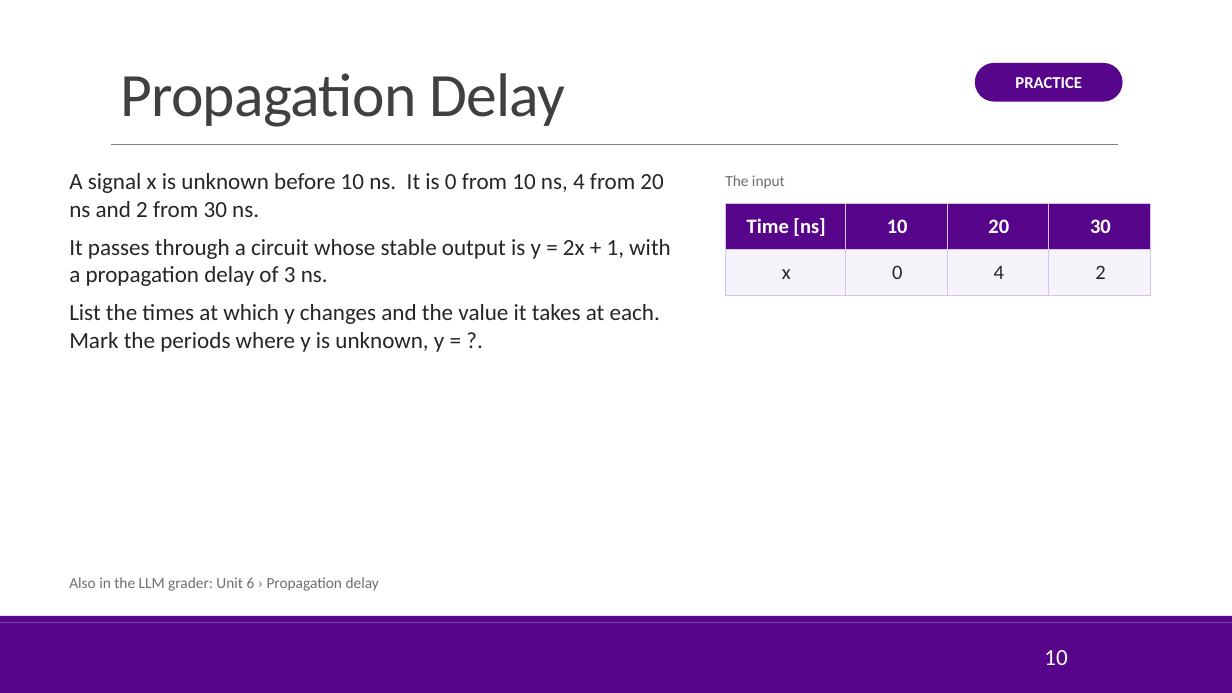
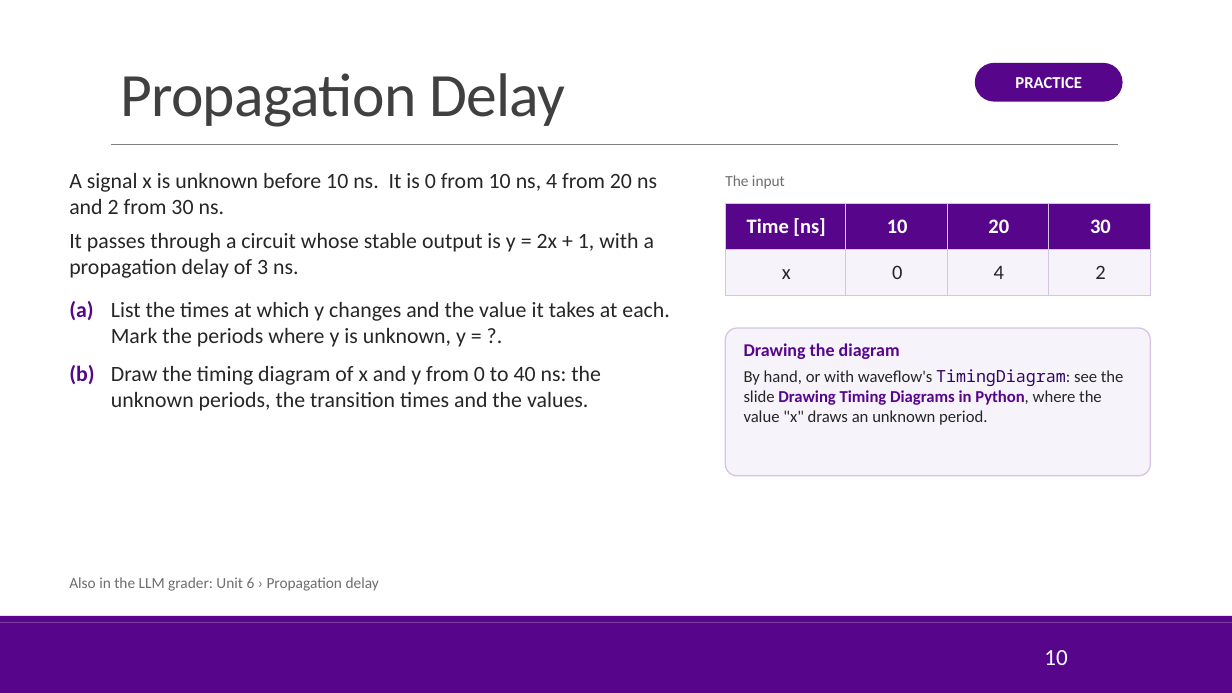
Before and after one commit to sdrangan/hwdesign, a slide deck: slide 10 of units/unit06_timing/timing.pptx. Drawn at 1232x693 pixels with LibreOffice and Linux fonts; fonts in the diff are those of the drawing; background and template pictures are left out. Boxes give left, top, right and bottom in pixels: in the first picture for what was removed or moved away, otherwise in the second. Text is boxed around its words. In the diff, an @@ line names an element or a change of style, - is before the commit and + after.

```diff
--- a/units/unit06_timing/timing.pptx
+++ b/units/unit06_timing/timing.pptx
@@ text at [69,173,657,278]: size 18 to 17 pt in "A signal x is unknown before 10 ...", "It passes through a circuit whose stable ..."; less space between paragraphs @@
@@ text at [69,301,670,411]: text changed; size 18 to 17 pt @@
-List the times at which y changes and the value it takes at each. Mark the periods where y is unknown, y = ?.
+(a) List the times at which y changes and the value it takes at each. Mark the periods where y is unknown, y = ?.
+(b) Draw the timing diagram of x and y from 0 to 40 ns: the unknown periods, the transition times and the values.
@@ rounded rectangle added at [726,328,1151,476], fill #F7F3FA, outline #D5C4E3 1 pt, 13 pt, text #262626 @@
+Drawing the diagram
+By hand, or with waveflow's TimingDiagram: see the slide Drawing Timing Diagrams in Python, where the value "x" draws an unknown period.
```
Also in this commit, not shown: 5 other slides changed, 17 other files.
